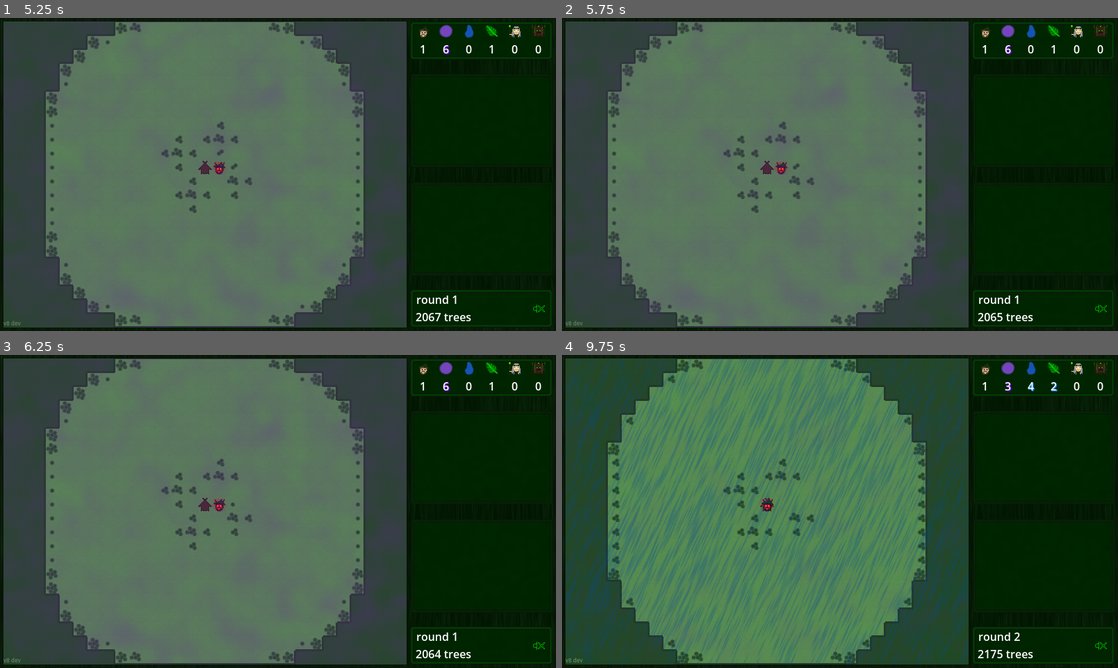
Above: before the commit, frames 1-4 (two rows, left to right).
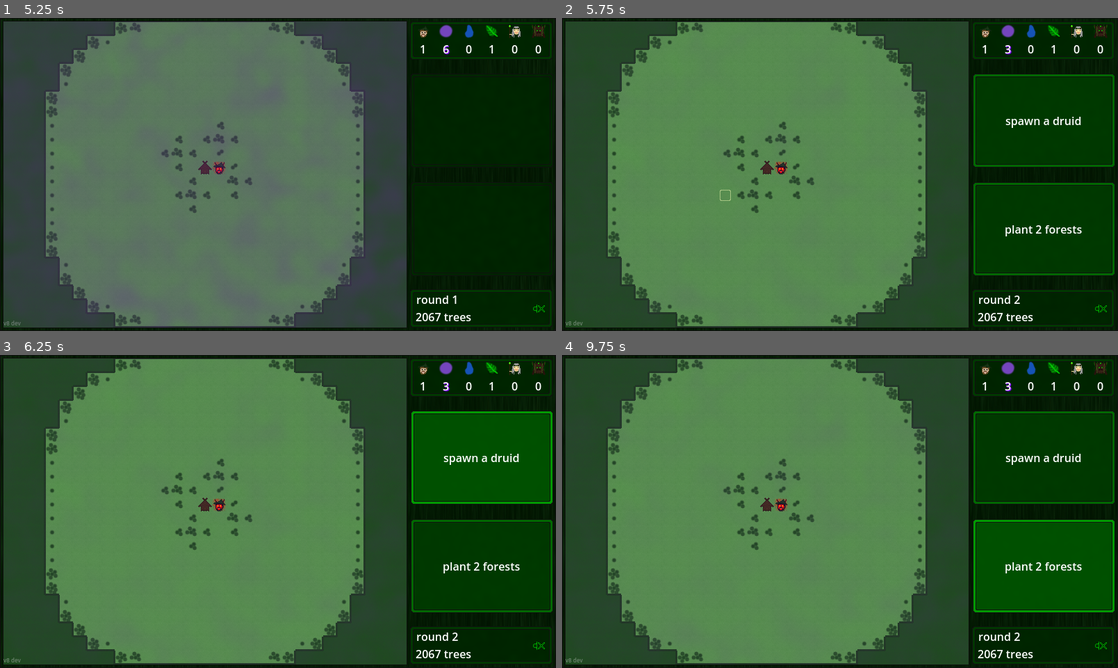
Above: after the commit, the same moments.

Repository: TriffnixXIV/ForstForward
Game: Godot game, scene res://Scenes/ForstForward.tscn
Two runs of this game, one before a commit and one after it. Both use one fixed random seed, a clock stepped at 60 frames per second and the inputs below. Sound files missing from this copy of the repository are replaced by a short silence.
Inputs (mouse positions are in pixels of both pictures, inside the frame that each line leads up to):
- Up to frame 1 (5.25 s): click (205, 174) at 0.5 s; click (205, 174) at 1.25 s; click "spread 44" at 2 s; click "beer +6" at 2.75 s; click (539, 309) at 3.5 s; tap Enter at 4.25 s; move the mouse to (400, 158) at 4.27 s; tap Tab at 4.35, 5.1 s; click (400, 158) at 4.42 s; tap Space at 5 s; move the mouse to (166, 190) at 5.02 s; click (166, 190) at 5.17 s
- Up to frame 2 (5.75 s): no input
- Up to frame 3 (6.25 s): click (483, 458) at 5.75 s, where only the run after the commit has a clickable "spawn a druid"
- Up to frame 4 (9.75 s): click (1045, 564) at 6.5 s, where only the run after the commit has a clickable "plant 2 forests"; click "druid actions 8 -> 9" (after the commit: "spawn a druid") at 7.25 s; click "rain +4" (after the commit: "spawn a druid") at 8 s; click (1045, 564) at 8.75 s, where only the run after the commit has a clickable "plant 2 forests"; click (1045, 564) at 9.5 s, where only the run after the commit has a clickable "plant 2 forests"

Frame 1 is identical in both runs. In frame 2, 5.7% of the frame differs, in the area x 0-100%, y 1-99%; in frame 3, 12%; in frame 4, 16%.

Commit message:
crystals
action upgrades can now be acquired through crystals

Diff:
--- /dev/null
+++ b/Source/Code/ButtonSparks.gd
@@ -0,0 +1,14 @@
+extends TextureRect
+class_name ButtonSparks
+
+@export var green_spark_texture: Texture2D
+@export var blue_spark_texture: Texture2D
+@export var purple_spark_texture: Texture2D
+
+enum SparkColor {green, blue, purple}
+
+func set_color(color: SparkColor):
+	match color:
+		SparkColor.green: texture = green_spark_texture
+		SparkColor.blue: texture = blue_spark_texture
+		SparkColor.purple: texture = purple_spark_texture
--- /dev/null
+++ b/Source/Code/Crystal.gd
@@ -0,0 +1,31 @@
+extends Node2D
+class_name Crystal
+
+@export var life_crystal_stages: Array[Texture2D]
+@export var growth_crystal_stages: Array[Texture2D]
+@export var weather_crystal_stages: Array[Texture2D]
+
+enum Type {life, growth, weather}
+var type: Type
+
+var map: Map
+var cell_position: Vector2i
+var progress: int
+
+signal cracked
+
+func grow():
+	if map.is_forest(cell_position):
+		progress = min(4, progress + 1)
+		update_texture()
+	else:
+		emit_signal("cracked", self)
+
+func is_grown():
+	return progress == 4
+
+func update_texture():
+	match type:
+		Type.life:		$Sprite.texture = life_crystal_stages[progress]
+		Type.growth:	$Sprite.texture = growth_crystal_stages[progress]
+		Type.weather:	$Sprite.texture = weather_crystal_stages[progress]
--- a/Source/Code/ForstForward.gd
+++ b/Source/Code/ForstForward.gd
@@ -202,7 +202,7 @@
 		$Sidebar/InGameUI/Options/Bottom/Button.release_focus()
 	if $Sidebar/InGameUI/Options/Top/Button.has_focus():
 		$Sidebar/InGameUI/Options/Top/Button.release_focus()
-	if len(pending_upgrades) > 0:
+	if len($Map.fully_grown_crystals) > 0:
 		upgrading = true
 		next_upgrades()
 	else:
@@ -210,18 +210,36 @@
 		next_actions()
 
 func next_upgrades():
-	var new_upgrades = upgrade_factory.get_upgrades(pending_upgrades.pop_back())
+	var upgrade_category = null
+	match $Map.claim_crystal():
+		Crystal.Type.life:		upgrade_category = UpgradeFactory.Category.life
+		Crystal.Type.growth:	upgrade_category = UpgradeFactory.Category.growth
+		Crystal.Type.weather:	upgrade_category = UpgradeFactory.Category.weather
+	var new_upgrades = upgrade_factory.get_upgrades(upgrade_category)
 
 	top_upgrade.set_upgrade(new_upgrades[0])
 	bottom_upgrade.set_upgrade(new_upgrades[1])
+
+	var spark_color = null
+	match upgrade_category:
+		UpgradeFactory.Category.life:		spark_color = ButtonSparks.SparkColor.purple
+		UpgradeFactory.Category.growth:		spark_color = ButtonSparks.SparkColor.green
+		UpgradeFactory.Category.weather:	spark_color = ButtonSparks.SparkColor.blue
+
 	$Sidebar/InGameUI/Options/Top/Button/Label.text = top_upgrade.get_text()
+	$Sidebar/InGameUI/Options/Top/Button/Sparks.visible = true
+	$Sidebar/InGameUI/Options/Top/Button/Sparks.set_color(spark_color)
 	$Sidebar/InGameUI/Options/Bottom/Button/Label.text = bottom_upgrade.get_text()
+	$Sidebar/InGameUI/Options/Bottom/Button/Sparks.visible = true
+	$Sidebar/InGameUI/Options/Bottom/Button/Sparks.set_color(spark_color)
 
 func next_actions():
 	var new_actions = action_factory.get_actions(current_round)
 
 	top_action.set_action(new_actions[0])
 	bottom_action.set_action(new_actions[1])
+	$Sidebar/InGameUI/Options/Top/Button/Sparks.visible = false
+	$Sidebar/InGameUI/Options/Bottom/Button/Sparks.visible = false
 
 func update_top_action_text():
 	$Sidebar/InGameUI/Options/Top/Button/Label.text = top_action.get_full_text()
@@ -316,6 +334,15 @@
 
 func advance():
 	lock_selection(true)
+	match selected_action.type:
+		Action.Type.spawn_treant:		$Map.crystal_spawn_chances[Crystal.Type.life] += 0.3
+		Action.Type.spawn_druid:		$Map.crystal_spawn_chances[Crystal.Type.life] += 0.3
+		Action.Type.overgrowth:			$Map.crystal_spawn_chances[Crystal.Type.growth] += 0.3
+		Action.Type.spread:				$Map.crystal_spawn_chances[Crystal.Type.growth] += 0.3
+		Action.Type.plant:				$Map.crystal_spawn_chances[Crystal.Type.growth] += 0.3
+		Action.Type.rain:				$Map.crystal_spawn_chances[Crystal.Type.weather] += 0.3
+		Action.Type.lightning_strike:	$Map.crystal_spawn_chances[Crystal.Type.weather] += 0.3
+		Action.Type.beer:				$Map.crystal_spawn_chances[Crystal.Type.weather] += 0.3 # this will make sense once beer becomes snow
 	selected_action = null
 
 	if game_state == GameState.playing:
@@ -336,10 +363,6 @@
 	update_numbers()
 
 func _on_map_advancement_done():
-	match randi_range(1, 3):
-		1: pending_upgrades.append(UpgradeFactory.Category.life)
-		2: pending_upgrades.append(UpgradeFactory.Category.growth)
-		3: pending_upgrades.append(UpgradeFactory.Category.weather)
 	start_next_round()
 
 func start_next_round():
--- a/Source/Code/Map.gd
+++ b/Source/Code/Map.gd
@@ -27,11 +27,21 @@
 var treants: Array[Treant] = []
 var done_treant_count = 0
 
+@export var CrystalScene: PackedScene
+var crystals: Array[Crystal] = []
+var cell_crystal_map = {}
+var crystal_spawn_chances = {
+	Crystal.Type.life: 0.0,
+	Crystal.Type.growth: 0.0,
+	Crystal.Type.weather: 0.0
+}
+var fully_grown_crystals = []
+
 @export var LightningStrike: PackedScene
 @export var Blast: PackedScene
 @export var GrowthEffect: PackedScene
 
-var base_villager_actions = 15
+var base_villager_actions = 12
 var base_druid_actions = 8
 var base_treant_actions = 8
 
@@ -292,6 +302,58 @@
 	$AdvancementStart.play()
 	current_phase = Phase.starting
 	$Timer.start()
+
+	match randi_range(1, 3):
+		1:	crystal_spawn_chances[Crystal.Type.life] += 0.1
+		2:	crystal_spawn_chances[Crystal.Type.growth] += 0.1
+		3:	crystal_spawn_chances[Crystal.Type.weather] += 0.1
+
+	for crystal in crystals:
+		crystal.grow()
+		if crystal.is_grown():
+			fully_grown_crystals.append(crystal)
+	plant_crystals()
+
+func plant_crystals():
+	var pending_crystal_spawns: Array[Crystal.Type] = []
+	for type in crystal_spawn_chances:
+		while crystal_spawn_chances[type] >= 1:
+			pending_crystal_spawns.append(type)
+			crystal_spawn_chances[type] -= 1.0
+
+	if len(pending_crystal_spawns) > 0:
+		var weighted_forest_cells = []
+		var total_weight = 0
+		for x in width:
+			for y in height:
+				var cell = Vector2i(x, y)
+				if is_forest(cell) and not cell in cell_crystal_map:
+					var weight = 0
+					for diff in [
+						Vector2i(1, 0), Vector2i(0, 1), Vector2i(-1, 0), Vector2i(0, -1),
+						Vector2i(1, 1), Vector2i(-1, 1), Vector2i(-1, -1), Vector2i(1, -1)]:
+						if is_forest(cell + diff) and cell + diff in cell_crystal_map:
+							weight += 8
+						elif not is_valid_tile(cell + diff):
+							weight += 4
+						elif is_forest(cell + diff):
+							weight += 2
+					if weight > 0:
+						weighted_forest_cells.append([cell, weight])
+						total_weight += weight
+
+		for _x in min(len(weighted_forest_cells), len(pending_crystal_spawns)):
+			var x = randi_range(1, total_weight)
+			for i in len(weighted_forest_cells):
+				var cell = weighted_forest_cells[i][0]
+				var weight = weighted_forest_cells[i][1]
+				if x <= weight:
+					spawn_crystal(cell, pending_crystal_spawns.pop_front())
+					weighted_forest_cells.remove_at(i)
+					total_weight -= weight
+					break
+				else:
+					x -= weight
 
 func start_druid_phase():
 	if len(druids) == 0 and len(treants) == 0:
@@ -533,6 +595,8 @@
 			set_plains(cell_position)
 		if previous_yield >= 10 and amount < 10:
 			update_cell_forest_edges(cell_position)
+			if cell_position in cell_crystal_map:
+				crystal_has_cracked(cell_crystal_map[cell_position])
 
 func get_building_progress(cell_position: Vector2i):
 	if is_house(cell_position):
@@ -593,7 +657,6 @@
 	if not current_phase == Phase.transitioning:
 		total_born_villagers += 1
 	highest_villager_count = max(highest_villager_count, len(villagers))
-
 
 func despawn_villager_at(cell_position: Vector2i, also_horst: bool = false):
 	if cell_position in home_cell_villager_map:
@@ -888,3 +951,34 @@
 func remove_blast(blast: Blast):
 	remove_child(blast)
 	blast.queue_free()
+
+func spawn_crystal(cell_position: Vector2i, type: Crystal.Type):
+	var crystal: Crystal = CrystalScene.instantiate()
+	crystal.position.x = cell_position.x * tile_set.tile_size.x
+	crystal.position.y = cell_position.y * tile_set.tile_size.y
+	crystal.connect("cracked", crystal_has_cracked)
+	add_child(crystal)
+
+	crystal.map = self
+	crystal.cell_position = cell_position
+	crystal.type = type
+	crystal.update_texture()
+	crystals.append(crystal)
+	cell_crystal_map[cell_position] = crystal
+
+func crystal_has_cracked(crystal: Crystal):
+	crystals.erase(crystal)
+	cell_crystal_map.erase(crystal.cell_position)
+	if crystal.is_grown():
+		fully_grown_crystals.erase(crystal)
+	remove_child(crystal)
+	crystal.queue_free()
+
+func claim_crystal():
+	var crystal = fully_grown_crystals.pop_front()
+	var type = crystal.type
+	crystals.erase(crystal)
+	cell_crystal_map.erase(crystal.cell_position)
+	remove_child(crystal)
+	crystal.queue_free()
+	return type
--- a/Source/Code/UpgradeFactory.gd
+++ b/Source/Code/UpgradeFactory.gd
@@ -57,10 +57,6 @@
 			available_upgrades.append(
 				Upgrade.new("Villager", "actions", map.base_villager_actions - 1, map.base_villager_actions))
 
-			specifier = action_factory.base_action_data[Action.Type.beer]["specifier"]
-			available_upgrades.append(
-				Upgrade.new("Beer", "amount", specifier + 1, specifier))
-
 		Category.growth:
 			specifier = action_factory.base_action_data[Action.Type.overgrowth]["specifier"]
 			available_upgrades.append(
@@ -83,4 +79,8 @@
 			available_upgrades.append(
 				Upgrade.new("Lightning", "amount", specifier + 1, specifier))
 
+			specifier = action_factory.base_action_data[Action.Type.beer]["specifier"]
+			available_upgrades.append(
+				Upgrade.new("Beer", "amount", specifier + 1, specifier))
+
 	return available_upgrades
--- /dev/null
+++ b/Source/Scenes/Crystal.tscn
@@ -0,0 +1,28 @@
+[gd_scene load_steps=17 format=3 uid="uid://bcdc607uvvqyb"]
+
+[ext_resource type="Script" path="res://Code/Crystal.gd" id="1_aiyvn"]
+[ext_resource type="Texture2D" uid="uid://b68ona1f4np40" path="res://Images/Crystals/CrystalPurple0.png" id="2_r3qik"]
+[ext_resource type="Texture2D" uid="uid://2agcjyvfiarv" path="res://Images/Crystals/CrystalPurple1.png" id="3_4xgow"]
+[ext_resource type="Texture2D" uid="uid://cyfy1n07m11os" path="res://Images/Crystals/CrystalPurple2.png" id="4_7dhj5"]
+[ext_resource type="Texture2D" uid="uid://dod8tjvi0fyvp" path="res://Images/Crystals/CrystalPurple3.png" id="5_qbpng"]
+[ext_resource type="Texture2D" uid="uid://djv37cpa2njen" path="res://Images/Crystals/CrystalPurpleFull.png" id="6_nnl34"]
+[ext_resource type="Texture2D" uid="uid://c60mxkfb21kup" path="res://Images/Crystals/CrystalGreen0.png" id="7_4u5eq"]
+[ext_resource type="Texture2D" uid="uid://cagl6sssbu4m0" path="res://Images/Crystals/CrystalGreen1.png" id="8_a4465"]
+[ext_resource type="Texture2D" uid="uid://bt070pm8f10kb" path="res://Images/Crystals/CrystalGreen2.png" id="9_jf8ov"]
+[ext_resource type="Texture2D" uid="uid://dgfylvmkgmpsb" path="res://Images/Crystals/CrystalGreen3.png" id="10_xdpea"]
+[ext_resource type="Texture2D" uid="uid://c1eo5ifgm0dat" path="res://Images/Crystals/CrystalGreenFull.png" id="11_8iqn2"]
+[ext_resource type="Texture2D" uid="uid://vr76g07kec34" path="res://Images/Crystals/CrystalBlue0.png" id="12_bjrmd"]
+[ext_resource type="Texture2D" uid="uid://imvvu23jsnlm" path="res://Images/Crystals/CrystalBlue1.png" id="13_mdp4h"]
+[ext_resource type="Texture2D" uid="uid://cwnyu2pa1dajm" path="res://Images/Crystals/CrystalBlue2.png" id="14_nc8ad"]
+[ext_resource type="Texture2D" uid="uid://c12w6kn125hpr" path="res://Images/Crystals/CrystalBlue3.png" id="15_edtxd"]
+[ext_resource type="Texture2D" uid="uid://c82bnqhtjhkwq" path="res://Images/Crystals/CrystalBlueFull.png" id="16_1d6ba"]
+
+[node name="Crystal" type="Node2D"]
+script = ExtResource("1_aiyvn")
+life_crystal_stages = Array[Texture2D]([ExtResource("2_r3qik"), ExtResource("3_4xgow"), ExtResource("4_7dhj5"), ExtResource("5_qbpng"), ExtResource("6_nnl34")])
+growth_crystal_stages = Array[Texture2D]([ExtResource("7_4u5eq"), ExtResource("8_a4465"), ExtResource("9_jf8ov"), ExtResource("10_xdpea"), ExtResource("11_8iqn2")])
+weather_crystal_stages = Array[Texture2D]([ExtResource("12_bjrmd"), ExtResource("13_mdp4h"), ExtResource("14_nc8ad"), ExtResource("15_edtxd"), ExtResource("16_1d6ba")])
+
+[node name="Sprite" type="Sprite2D" parent="."]
+texture = ExtResource("12_bjrmd")
+centered = false
--- a/Source/Scenes/ForstForward.tscn
+++ b/Source/Scenes/ForstForward.tscn
@@ -22,6 +22,7 @@
 [ext_resource type="PackedScene" path="res://Scenes/Levels/Level4.tscn" id="18_ngmoe"]
 [ext_resource type="PackedScene" path="res://Scenes/Levels/Level5.tscn" id="19_qo6jg"]
 [ext_resource type="Texture2D" uid="uid://bpo1h2fjic7l2" path="res://Images/BeerOverlay.png" id="22_3h8j0"]
+[ext_resource type="PackedScene" uid="uid://bcdc607uvvqyb" path="res://Scenes/Crystal.tscn" id="22_iqv4p"]
 [ext_resource type="Texture2D" uid="uid://c56838mmyrs1r" path="res://Images/RainOverlay.png" id="23_deieb"]
 [ext_resource type="PackedScene" uid="uid://bmrv7mgrpf6mp" path="res://Scenes/Blast.tscn" id="23_fm4bp"]
 [ext_resource type="PackedScene" uid="uid://cpcurlk3kc20s" path="res://Scenes/GrowthEffect.tscn" id="24_hbdlb"]
@@ -66,6 +67,10 @@
 [ext_resource type="Texture2D" uid="uid://sw1gahi5bvs0" path="res://Images/DruidStuff/Druid.png" id="60_bhp0q"]
 [ext_resource type="Texture2D" uid="uid://ds1gxf71eg7jm" path="res://Images/MuteButton/MuteButton.png" id="62_y5gb0"]
 [ext_resource type="Texture2D" uid="uid://cyjstqtiplehm" path="res://Images/MuteButton/MuteButtonPressed.png" id="63_hkoqk"]
+[ext_resource type="Script" path="res://Code/ButtonSparks.gd" id="67_75gqh"]
+[ext_resource type="Texture2D" uid="uid://b6bd7bg0wfhx2" path="res://Images/OptionButton/GreenSparks.png" id="68_bs5cj"]
+[ext_resource type="Texture2D" uid="uid://clagadh0qvmfo" path="res://Images/OptionButton/BlueSparks.png" id="69_d0ki3"]
+[ext_resource type="Texture2D" uid="uid://i6ojj323noyv" path="res://Images/OptionButton/PurpleSparks.png" id="70_ce7ok"]
 
 [sub_resource type="TileSetAtlasSource" id="TileSetAtlasSource_ufopn"]
 texture = ExtResource("7_gswc0")
@@ -203,6 +208,7 @@
 Villager = ExtResource("8_kr2na")
 Druid = ExtResource("9_y30ib")
 Treant = ExtResource("17_rglu0")
+CrystalScene = ExtResource("22_iqv4p")
 LightningStrike = ExtResource("25_g2uic")
 Blast = ExtResource("23_fm4bp")
 GrowthEffect = ExtResource("24_hbdlb")
@@ -237,19 +243,19 @@
 
 [node name="BeerOverlay" type="Sprite2D" parent="Map"]
 visible = false
-z_index = 1
+z_index = 2
 texture = ExtResource("22_3h8j0")
 centered = false
 
 [node name="RainOverlay" type="Sprite2D" parent="Map"]
 visible = false
-z_index = 1
+z_index = 2
 texture = ExtResource("23_deieb")
 centered = false
 
 [node name="CellHighlight" type="Sprite2D" parent="Map"]
 visible = false
-z_index = 1
+z_index = 2
 texture = ExtResource("31_3mgxn")
 centered = false
 script = ExtResource("33_013ga")
@@ -1003,6 +1009,18 @@
 texture_disabled = ExtResource("53_g8171")
 texture_focused = ExtResource("54_ndqc2")
 
+[node name="Sparks" type="TextureRect" parent="Sidebar/InGameUI/Options/Top/Button"]
+layout_mode = 1
+anchors_preset = 15
+anchor_right = 1.0
+anchor_bottom = 1.0
+grow_horizontal = 2
+grow_vertical = 2
+script = ExtResource("67_75gqh")
+green_spark_texture = ExtResource("68_bs5cj")
+blue_spark_texture = ExtResource("69_d0ki3")
+purple_spark_texture = ExtResource("70_ce7ok")
+
 [node name="Label" type="Label" parent="Sidebar/InGameUI/Options/Top/Button"]
 layout_mode = 1
 anchors_preset = 15
@@ -1042,6 +1060,20 @@
 texture_hover = ExtResource("52_bcv0s")
 texture_disabled = ExtResource("53_g8171")
 texture_focused = ExtResource("54_ndqc2")
+
+[node name="Sparks" type="TextureRect" parent="Sidebar/InGameUI/Options/Bottom/Button"]
+layout_mode = 1
+anchors_preset = 15
+anchor_right = 1.0
+anchor_bottom = 1.0
+grow_horizontal = 2
+grow_vertical = 2
+flip_h = true
+flip_v = true
+script = ExtResource("67_75gqh")
+green_spark_texture = ExtResource("68_bs5cj")
+blue_spark_texture = ExtResource("69_d0ki3")
+purple_spark_texture = ExtResource("70_ce7ok")
 
 [node name="Label" type="Label" parent="Sidebar/InGameUI/Options/Bottom/Button"]
 layout_mode = 1
Binary file added: Source/Images/Crystals/CrystalBlue0.png
Not shown, added: Source/Images/Crystals/CrystalBlue0.png.import
Binary file added: Source/Images/Crystals/CrystalBlue1.png
Not shown, added: Source/Images/Crystals/CrystalBlue1.png.import
Binary file added: Source/Images/Crystals/CrystalBlue2.png
Not shown, added: Source/Images/Crystals/CrystalBlue2.png.import
Binary file added: Source/Images/Crystals/CrystalBlue3.png
Not shown, added: Source/Images/Crystals/CrystalBlue3.png.import
Binary file added: Source/Images/Crystals/CrystalBlueFull.png
Not shown, added: Source/Images/Crystals/CrystalBlueFull.png.import
Binary file added: Source/Images/Crystals/CrystalGreen0.png
Not shown, added: Source/Images/Crystals/CrystalGreen0.png.import
(and 29 more such lines)
